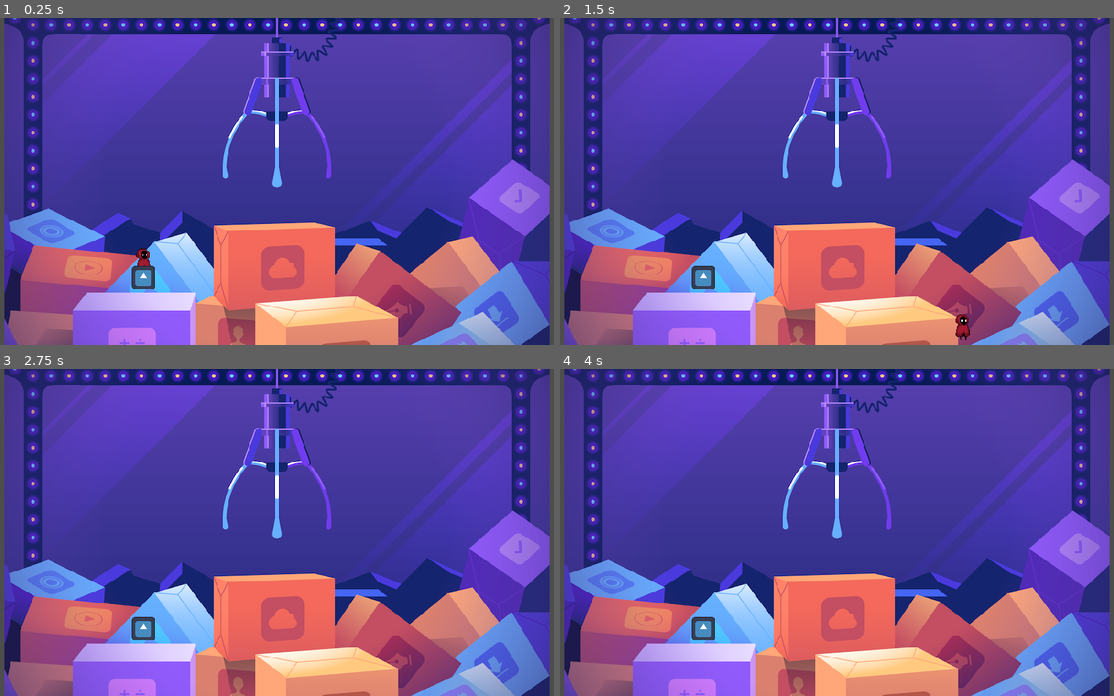
Above: before the commit, frames 1-4 (two rows, left to right).
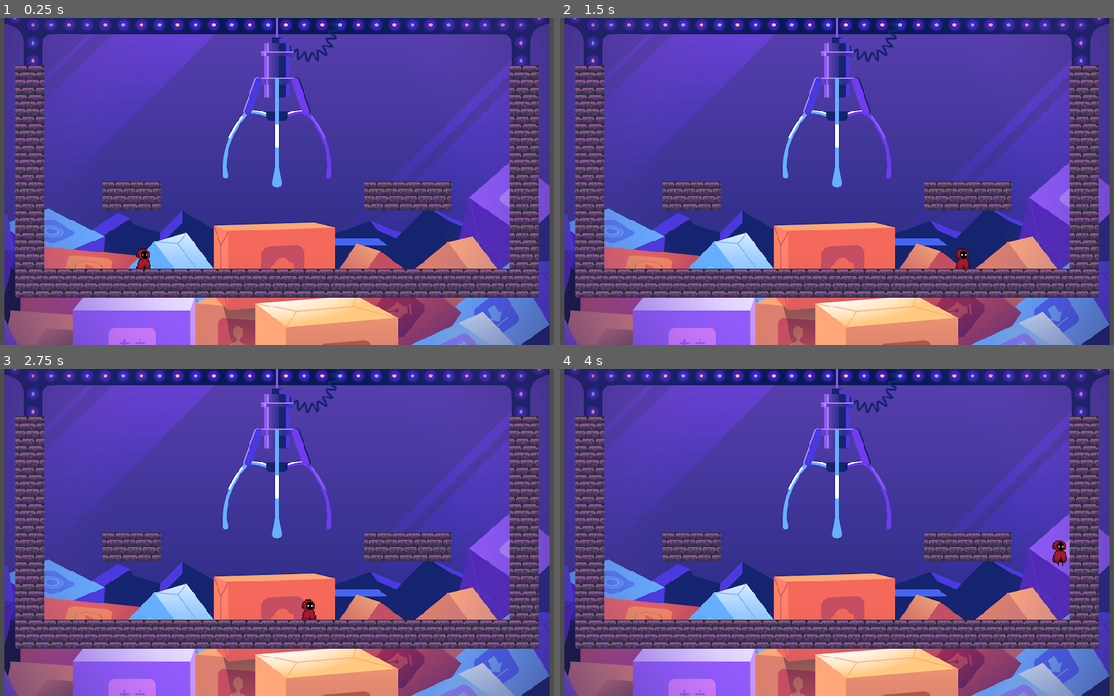
Above: after the commit, the same moments.

Repository: bonsaipropaganda/GMTK-Jam-2023
Game: Godot game, scene res://scenes/claw/Room.tscn
The game is run twice, just before and just after one commit, with the same random seed, the same clock (stepped at 60 frames per second) and the same inputs. The engine's default icon, where the game draws it, is replaced by a stand-in: a white triangle on a blue panel in a dark square.
Inputs:
- Up to frame 1 (0.25 s): no input
- Up to frame 2 (1.5 s): tap Enter (ui_accept) at 0.5, 0.77 s; hold Right (key_right) from 0.53 s (still down)
- Up to frame 3 (2.75 s): tap Enter (ui_accept) at 1.52 s; release Right (key_right) at 2.03 s; hold A (key_left) from 2.03 s (still down)
- Up to frame 4 (4 s): release A (key_left) at 2.78 s; hold Right (key_right) from 2.78 s (still down); tap Enter (ui_accept) at 3.02, 3.77 s

The runs differ from the first frame. In frame 1, 17% of the frame differs, in the area x 2-98%, y 14-86%; in frame 2, 17%, in the area x 2-98%, y 14-99%; in frame 3, 17%; in frame 4, 17%.

Commit message:
Tiles

Diff:
--- a/scenes/claw/Room.tscn
+++ b/scenes/claw/Room.tscn
@@ -1,9 +1,9 @@
-[gd_scene load_steps=26 format=3 uid="uid://bkrww1b6we3c5"]
+[gd_scene load_steps=27 format=3 uid="uid://bkrww1b6we3c5"]
 
 [ext_resource type="Texture2D" uid="uid://cyfj1g5sbv535" path="res://Resources/Temp Claw Background.png" id="1_5op1o"]
 [ext_resource type="Texture2D" uid="uid://ddmx7obrc875l" path="res://Resources/AnimationSheet_Character.png" id="2_pe2w3"]
 [ext_resource type="Script" path="res://scenes/claw/Player.gd" id="2_qcwcb"]
-[ext_resource type="Texture2D" uid="uid://b167hqyegprrt" path="res://icon.svg" id="3_4c3wd"]
+[ext_resource type="Texture2D" uid="uid://mmi13o175h0k" path="res://Resources/[32x32] Dungeon Bricks Plain.png" id="4_5ryid"]
 
 [sub_resource type="AtlasTexture" id="AtlasTexture_gqp8c"]
 atlas = ExtResource("2_pe2w3")
@@ -151,7 +151,183 @@
 
 [sub_resource type="RectangleShape2D" id="RectangleShape2D_5jwc0"]
 
-[sub_resource type="RectangleShape2D" id="RectangleShape2D_nhwjf"]
+[sub_resource type="TileSetAtlasSource" id="TileSetAtlasSource_fce7i"]
+texture = ExtResource("4_5ryid")
+texture_region_size = Vector2i(32, 32)
+0:0/0 = 0
+0:0/0/physics_layer_0/linear_velocity = Vector2(0, 0)
+0:0/0/physics_layer_0/angular_velocity = 0.0
+1:0/0 = 0
+1:0/0/physics_layer_0/linear_velocity = Vector2(0, 0)
+1:0/0/physics_layer_0/angular_velocity = 0.0
+2:0/0 = 0
+2:0/0/physics_layer_0/linear_velocity = Vector2(0, 0)
+2:0/0/physics_layer_0/angular_velocity = 0.0
+3:0/0 = 0
+3:0/0/physics_layer_0/linear_velocity = Vector2(0, 0)
+3:0/0/physics_layer_0/angular_velocity = 0.0
+4:0/0 = 0
+4:0/0/physics_layer_0/linear_velocity = Vector2(0, 0)
+4:0/0/physics_layer_0/angular_velocity = 0.0
+5:0/0 = 0
+5:0/0/physics_layer_0/linear_velocity = Vector2(0, 0)
+5:0/0/physics_layer_0/angular_velocity = 0.0
+6:0/0 = 0
+6:0/0/physics_layer_0/linear_velocity = Vector2(0, 0)
+6:0/0/physics_layer_0/angular_velocity = 0.0
+7:0/0 = 0
+7:0/0/physics_layer_0/linear_velocity = Vector2(0, 0)
+7:0/0/physics_layer_0/angular_velocity = 0.0
+0:1/0 = 0
+0:1/0/physics_layer_0/linear_velocity = Vector2(0, 0)
+0:1/0/physics_layer_0/angular_velocity = 0.0
+1:1/0 = 0
+1:1/0/physics_layer_0/linear_velocity = Vector2(0, 0)
+1:1/0/physics_layer_0/angular_velocity = 0.0
+1:1/0/physics_layer_0/polygon_0/points = PackedVector2Array(-16, -16, 16, -16, 16, 16, -16, 16)
+2:1/0 = 0
+2:1/0/physics_layer_0/linear_velocity = Vector2(0, 0)
+2:1/0/physics_layer_0/angular_velocity = 0.0
+3:1/0 = 0
+3:1/0/physics_layer_0/linear_velocity = Vector2(0, 0)
+3:1/0/physics_layer_0/angular_velocity = 0.0
+4:1/0 = 0
+4:1/0/physics_layer_0/linear_velocity = Vector2(0, 0)
+4:1/0/physics_layer_0/angular_velocity = 0.0
+5:1/0 = 0
+5:1/0/physics_layer_0/linear_velocity = Vector2(0, 0)
+5:1/0/physics_layer_0/angular_velocity = 0.0
+6:1/0 = 0
+6:1/0/physics_layer_0/linear_velocity = Vector2(0, 0)
+6:1/0/physics_layer_0/angular_velocity = 0.0
+7:1/0 = 0
+7:1/0/physics_layer_0/linear_velocity = Vector2(0, 0)
+7:1/0/physics_layer_0/angular_velocity = 0.0
+0:2/0 = 0
+0:2/0/physics_layer_0/linear_velocity = Vector2(0, 0)
+0:2/0/physics_layer_0/angular_velocity = 0.0
+1:2/0 = 0
+1:2/0/physics_layer_0/linear_velocity = Vector2(0, 0)
+1:2/0/physics_layer_0/angular_velocity = 0.0
+2:2/0 = 0
+2:2/0/physics_layer_0/linear_velocity = Vector2(0, 0)
+2:2/0/physics_layer_0/angular_velocity = 0.0
+3:2/0 = 0
+3:2/0/physics_layer_0/linear_velocity = Vector2(0, 0)
+3:2/0/physics_layer_0/angular_velocity = 0.0
+4:2/0 = 0
+4:2/0/physics_layer_0/linear_velocity = Vector2(0, 0)
+4:2/0/physics_layer_0/angular_velocity = 0.0
+5:2/0 = 0
+5:2/0/physics_layer_0/linear_velocity = Vector2(0, 0)
+5:2/0/physics_layer_0/angular_velocity = 0.0
+6:2/0 = 0
+6:2/0/physics_layer_0/linear_velocity = Vector2(0, 0)
+6:2/0/physics_layer_0/angular_velocity = 0.0
+7:2/0 = 0
+7:2/0/physics_layer_0/linear_velocity = Vector2(0, 0)
+7:2/0/physics_layer_0/angular_velocity = 0.0
+0:3/0 = 0
+0:3/0/physics_layer_0/linear_velocity = Vector2(0, 0)
+0:3/0/physics_layer_0/angular_velocity = 0.0
+1:3/0 = 0
+1:3/0/physics_layer_0/linear_velocity = Vector2(0, 0)
+1:3/0/physics_layer_0/angular_velocity = 0.0
+2:3/0 = 0
+2:3/0/physics_layer_0/linear_velocity = Vector2(0, 0)
+2:3/0/physics_layer_0/angular_velocity = 0.0
+3:3/0 = 0
+3:3/0/physics_layer_0/linear_velocity = Vector2(0, 0)
+3:3/0/physics_layer_0/angular_velocity = 0.0
+4:3/0 = 0
+4:3/0/physics_layer_0/linear_velocity = Vector2(0, 0)
+4:3/0/physics_layer_0/angular_velocity = 0.0
+5:3/0 = 0
+5:3/0/physics_layer_0/linear_velocity = Vector2(0, 0)
+5:3/0/physics_layer_0/angular_velocity = 0.0
+6:3/0 = 0
+6:3/0/physics_layer_0/linear_velocity = Vector2(0, 0)
+6:3/0/physics_layer_0/angular_velocity = 0.0
+7:3/0 = 0
+7:3/0/physics_layer_0/linear_velocity = Vector2(0, 0)
+7:3/0/physics_layer_0/angular_velocity = 0.0
+0:4/0 = 0
+0:4/0/physics_layer_0/linear_velocity = Vector2(0, 0)
+0:4/0/physics_layer_0/angular_velocity = 0.0
+1:4/0 = 0
+1:4/0/physics_layer_0/linear_velocity = Vector2(0, 0)
+1:4/0/physics_layer_0/angular_velocity = 0.0
+2:4/0 = 0
+2:4/0/physics_layer_0/linear_velocity = Vector2(0, 0)
+2:4/0/physics_layer_0/angular_velocity = 0.0
+3:4/0 = 0
+3:4/0/physics_layer_0/linear_velocity = Vector2(0, 0)
+3:4/0/physics_layer_0/angular_velocity = 0.0
+4:4/0 = 0
+4:4/0/physics_layer_0/linear_velocity = Vector2(0, 0)
+4:4/0/physics_layer_0/angular_velocity = 0.0
+5:4/0 = 0
+5:4/0/physics_layer_0/linear_velocity = Vector2(0, 0)
+5:4/0/physics_layer_0/angular_velocity = 0.0
+6:4/0 = 0
+6:4/0/physics_layer_0/linear_velocity = Vector2(0, 0)
+6:4/0/physics_layer_0/angular_velocity = 0.0
+7:4/0 = 0
+7:4/0/physics_layer_0/linear_velocity = Vector2(0, 0)
+7:4/0/physics_layer_0/angular_velocity = 0.0
+0:5/0 = 0
+0:5/0/physics_layer_0/linear_velocity = Vector2(0, 0)
+0:5/0/physics_layer_0/angular_velocity = 0.0
+1:5/0 = 0
+1:5/0/physics_layer_0/linear_velocity = Vector2(0, 0)
+1:5/0/physics_layer_0/angular_velocity = 0.0
+2:5/0 = 0
+2:5/0/physics_layer_0/linear_velocity = Vector2(0, 0)
+2:5/0/physics_layer_0/angular_velocity = 0.0
+3:5/0 = 0
+3:5/0/physics_layer_0/linear_velocity = Vector2(0, 0)
+3:5/0/physics_layer_0/angular_velocity = 0.0
+4:5/0 = 0
+4:5/0/physics_layer_0/linear_velocity = Vector2(0, 0)
+4:5/0/physics_layer_0/angular_velocity = 0.0
+5:5/0 = 0
+5:5/0/physics_layer_0/linear_velocity = Vector2(0, 0)
+5:5/0/physics_layer_0/angular_velocity = 0.0
+6:5/0 = 0
+6:5/0/physics_layer_0/linear_velocity = Vector2(0, 0)
+6:5/0/physics_layer_0/angular_velocity = 0.0
+7:5/0 = 0
+7:5/0/physics_layer_0/linear_velocity = Vector2(0, 0)
+7:5/0/physics_layer_0/angular_velocity = 0.0
+0:6/0 = 0
+0:6/0/physics_layer_0/linear_velocity = Vector2(0, 0)
+0:6/0/physics_layer_0/angular_velocity = 0.0
+1:6/0 = 0
+1:6/0/physics_layer_0/linear_velocity = Vector2(0, 0)
+1:6/0/physics_layer_0/angular_velocity = 0.0
+2:6/0 = 0
+2:6/0/physics_layer_0/linear_velocity = Vector2(0, 0)
+2:6/0/physics_layer_0/angular_velocity = 0.0
+3:6/0 = 0
+3:6/0/physics_layer_0/linear_velocity = Vector2(0, 0)
+3:6/0/physics_layer_0/angular_velocity = 0.0
+4:6/0 = 0
+4:6/0/physics_layer_0/linear_velocity = Vector2(0, 0)
+4:6/0/physics_layer_0/angular_velocity = 0.0
+5:6/0 = 0
+5:6/0/physics_layer_0/linear_velocity = Vector2(0, 0)
+5:6/0/physics_layer_0/angular_velocity = 0.0
+6:6/0 = 0
+6:6/0/physics_layer_0/linear_velocity = Vector2(0, 0)
+6:6/0/physics_layer_0/angular_velocity = 0.0
+7:6/0 = 0
+7:6/0/physics_layer_0/linear_velocity = Vector2(0, 0)
+7:6/0/physics_layer_0/angular_velocity = 0.0
+
+[sub_resource type="TileSet" id="TileSet_c8t4q"]
+tile_size = Vector2i(32, 32)
+physics_layer_0/collision_layer = 1
+sources/0 = SubResource("TileSetAtlasSource_fce7i")
 
 [node name="Room" type="Node2D"]
 
@@ -175,13 +351,7 @@
 [node name="CollisionShape2D" type="CollisionShape2D" parent="Player"]
 shape = SubResource("RectangleShape2D_5jwc0")
 
-[node name="TempPlatform" type="StaticBody2D" parent="."]
-position = Vector2(-147, 106)
-metadata/_edit_group_ = true
-
-[node name="Sprite2D" type="Sprite2D" parent="TempPlatform"]
-scale = Vector2(0.2, 0.2)
-texture = ExtResource("3_4c3wd")
-
-[node name="CollisionShape2D" type="CollisionShape2D" parent="TempPlatform"]
-shape = SubResource("RectangleShape2D_nhwjf")
+[node name="TileMap" type="TileMap" parent="."]
+tile_set = SubResource("TileSet_c8t4q")
+format = 2
+layer_0/tile_data = PackedInt32Array(262139, 65536, 1, 262140, 65536, 1, 262138, 65536, 1, 262137, 65536, 1, 262141, 65536, 1, 262142, 65536, 1, 262143, 65536, 1, 196608, 65536, 1, 196609, 65536, 1, 196610, 65536, 1, 196611, 65536, 1, 196612, 65536, 1, 196613, 65536, 1, 196614, 65536, 1, 196615, 65536, 1, 262136, 65536, 1, 196616, 65536, 1, 131080, 65536, 1, 65544, 65536, 1, 8, 65536, 1, -65528, 65536, 1, -131064, 65536, 1, -196600, 65536, 1, 262135, 65536, 1, 196599, 65536, 1, 131063, 65536, 1, 65527, 65536, 1, -9, 65536, 1, -65545, 65536, 1, -131081, 65536, 1, -196617, 65536, 1, -262136, 65536, 1, 3, 65536, 1, 4, 65536, 1, 5, 65536, 1, 65530, 65536, 1, 65531, 65536, 1)
--- /dev/null
+++ b/temp_platform.tscn
@@ -0,0 +1,16 @@
+[gd_scene load_steps=3 format=3 uid="uid://3npei3xdr2ba"]
+
+[ext_resource type="Texture2D" uid="uid://b167hqyegprrt" path="res://icon.svg" id="1_c5jau"]
+
+[sub_resource type="RectangleShape2D" id="RectangleShape2D_nhwjf"]
+
+[node name="TempPlatform" type="StaticBody2D"]
+position = Vector2(-147, 106)
+metadata/_edit_group_ = true
+
+[node name="Sprite2D" type="Sprite2D" parent="."]
+scale = Vector2(0.2, 0.2)
+texture = ExtResource("1_c5jau")
+
+[node name="CollisionShape2D" type="CollisionShape2D" parent="."]
+shape = SubResource("RectangleShape2D_nhwjf")
